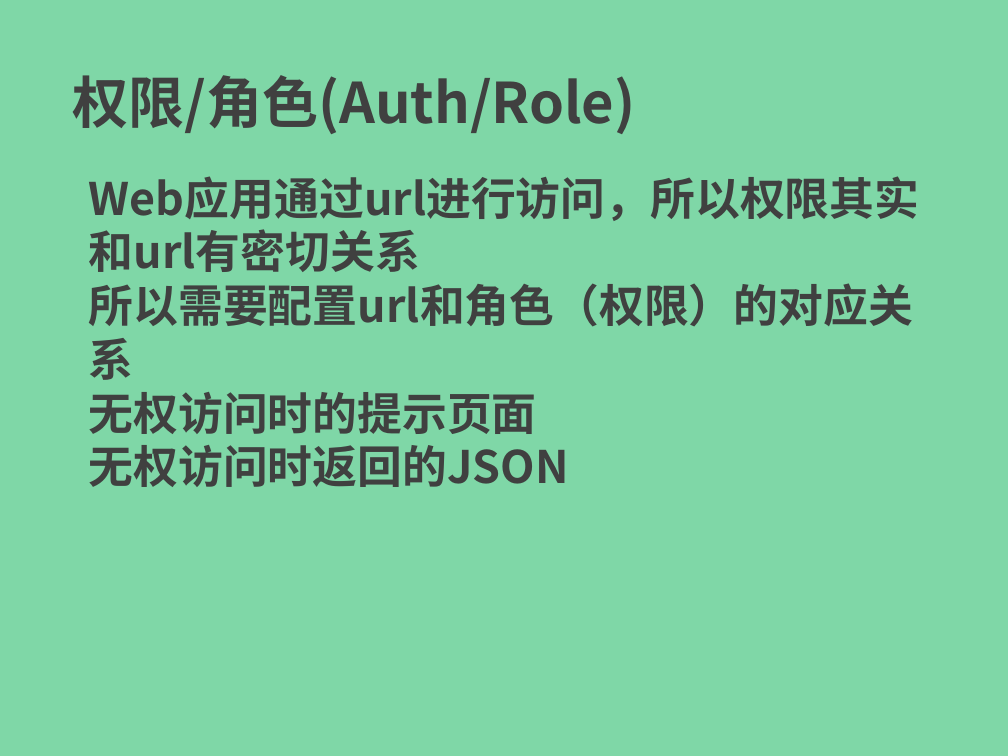
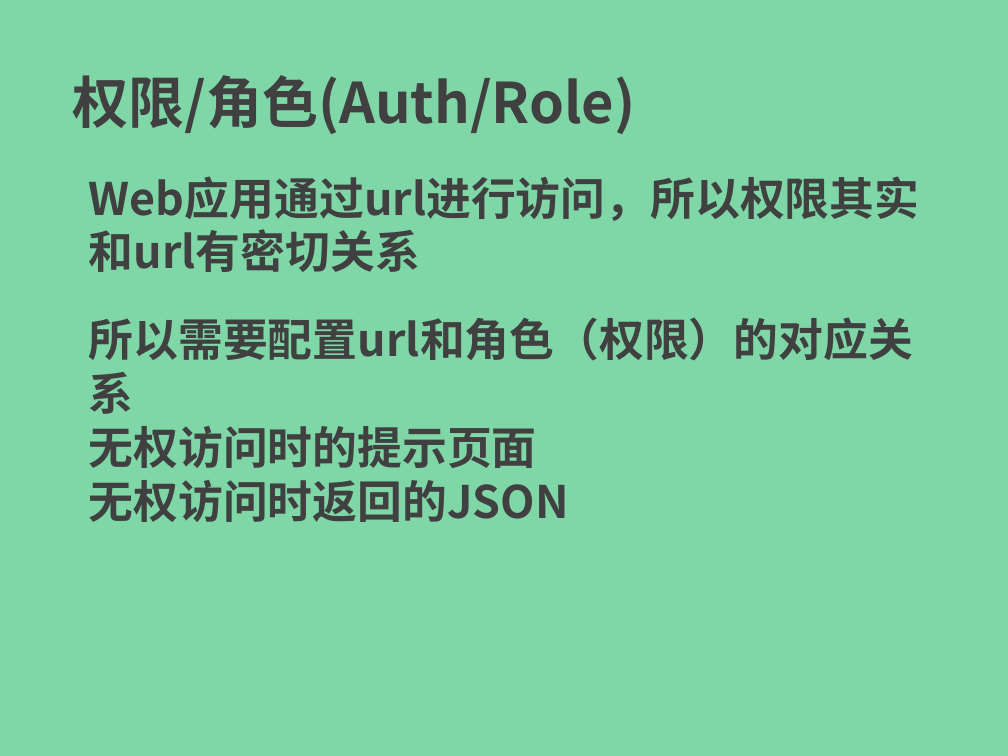
Before and after one commit to endofprogram/eop-ssei, a slide deck: slide 12 of ppt/spring-security-easy-in-01.pptx. Drawn at 1008x756 pixels with LibreOffice and Linux fonts; fonts in the diff are those of the drawing. Boxes give left, top, right and bottom in pixels: in the first picture for what was removed or moved away, otherwise in the second. Text is boxed around its words. In the diff, an @@ line names an element or a change of style, - is before the commit and + after.

```diff
--- a/ppt/spring-security-easy-in-01.pptx
+++ b/ppt/spring-security-easy-in-01.pptx
@@ text "所以需要配置url和角色（权限）的对应关系": place and size @@
-text "所以需要配置url和角色（权限）的对应关系" at bbox=[89, 176, 920, 487]
+text "所以需要配置url和角色（权限）的对应关系" at bbox=[89, 317, 913, 522]
```
Also in this commit, not shown: 5 other slides changed, 2 other files.
